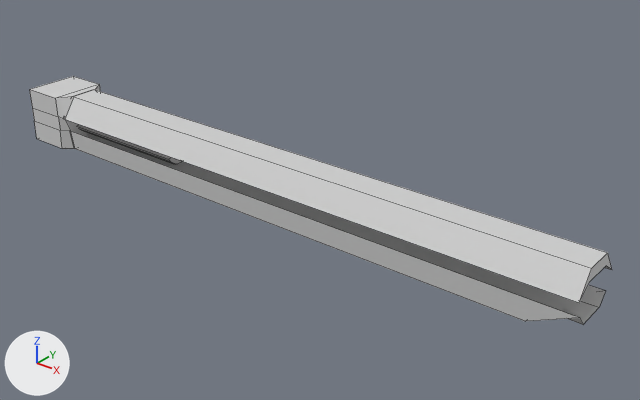
One commit to the OBJ model Assets/_Models/Shipbuilder Parts/800mmGauss.obj: the scene before it, then after it.
One viewpoint serves both versions: a 50 mm camera at (23.9, -19.0, 11.8) aimed at (8.0, 0.9, -0.6). Every picture has the same lights, and +X, +Y and +Z are marked at lower left. Mesh edges are drawn as thin lines. Where no turn or scale is listed for an object, it has been applied to the vertices.
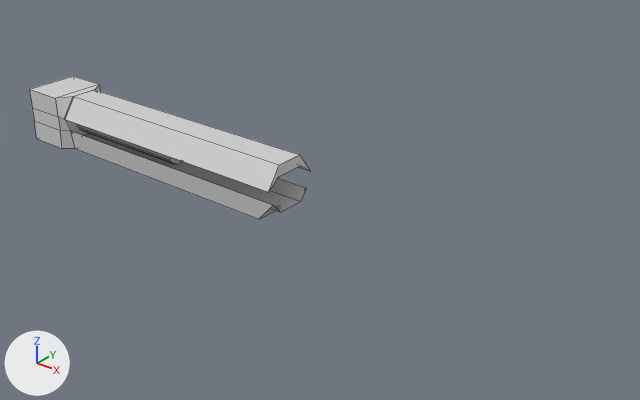
Scene script edits in JSON lines:
```json
{"block": "me_cylinder", "where": "me_cylinder.from_pydata(...)  # 112 vertices, 68 faces; spans x -4.4..17.5, y -1.0..1.0, z -1.0..1.0"}
{"block": "me_cylinder", "where": "# used by ob_cylinder; location = (0.0, 0.0, 0.0)"}
{"block": "me_cylinder", "change": "me_cylinder part 1: the loose piece of 12 vertices spanning x -2.5..17.5, y -1.0..1.0, z 0.3..1.0 is scaled about its middle by (0.5, 1, 1), then moved by (-4.9, 0.0, 0.0)"}
{"block": "me_cylinder", "change": "me_cylinder part 2: the loose piece of 12 vertices spanning x -2.5..17.5, y -0.8..0.8, z -1.0..-0.3 is scaled about its middle by (0.5, 1, 1), then moved by (-4.9, 0.0, 0.0)"}
```

Location of each change, [x1, y1, x2, y2] in pixels of the pictures (640 x 400 px; the box of a moved part takes in the faces that stretch with it):
```json
{"object": "Cylinder", "change": "reshaped", "before": [29, 76, 612, 324], "after": [29, 76, 310, 219], "on screen": "52% narrower, 42% shorter"}
{"part": 1, "of": "me_cylinder", "change": "moved or reshaped", "before": [65, 90, 612, 303], "after": [65, 90, 310, 192]}
{"part": 2, "of": "me_cylinder", "change": "moved or reshaped", "before": [71, 131, 606, 324], "after": [71, 131, 306, 219]}
```
